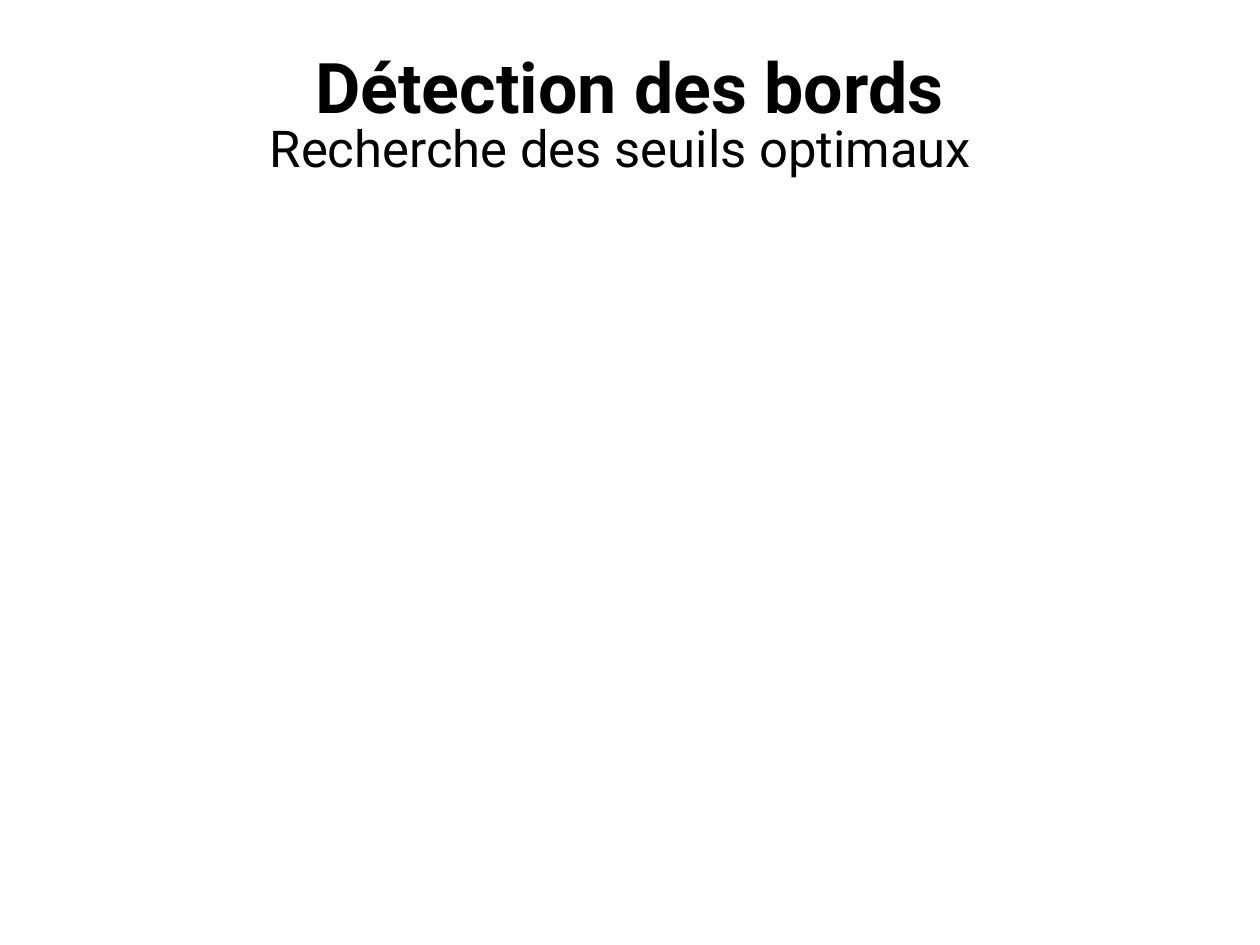
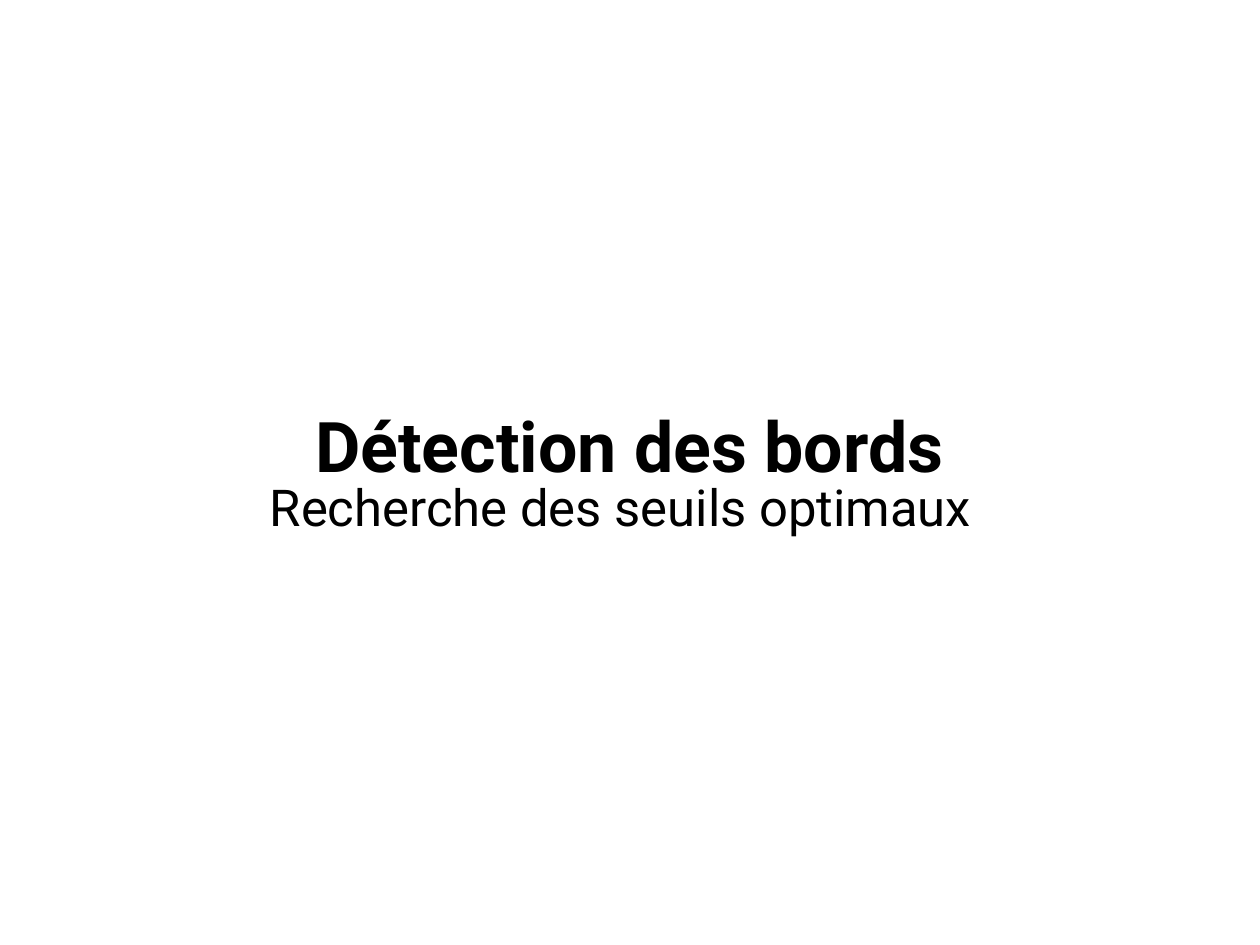
Before and after one commit to ewen-lbh/bone-fracture-detection, a slide deck: slide 7 of slides/mpsi/slides.odp (slide 8 before the commit). Drawn at 1260x945 pixels with LibreOffice and Linux fonts; fonts in the diff are those of the drawing. Boxes give left, top, right and bottom in pixels: in the first picture for what was removed or moved away, otherwise in the second. Text is boxed around its words. In the diff, an @@ line names an element or a change of style, - is before the commit and + after.

```diff
--- a/slides/mpsi/slides.odp
+++ b/slides/mpsi/slides.odp
@@ title "Détection des bords": place and size @@
-title "Détection des bords" at (315,60,943,114)
+title "Détection des bords" at (315,419,943,473)
@@ text "Recherche des seuils optimaux": place and size @@
-text "Recherche des seuils optimaux" at (270,129,971,178)
+text "Recherche des seuils optimaux" at (270,488,971,537)
```
Also in this commit, not shown: 2 other slides changed, 1 slide added, 1 slide removed, 3 other files.
